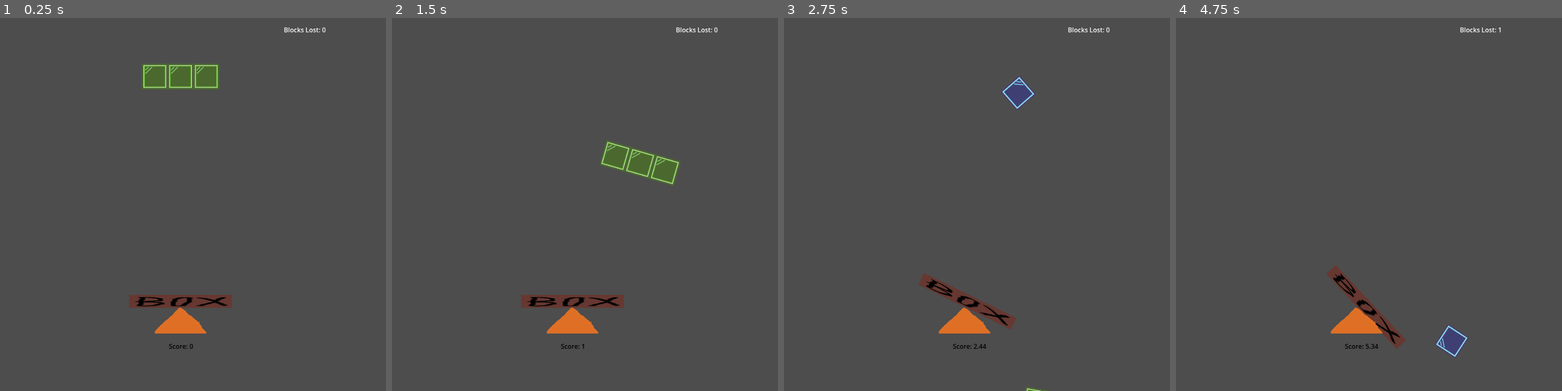
Above: before the commit, frames 1-4 (left to right).
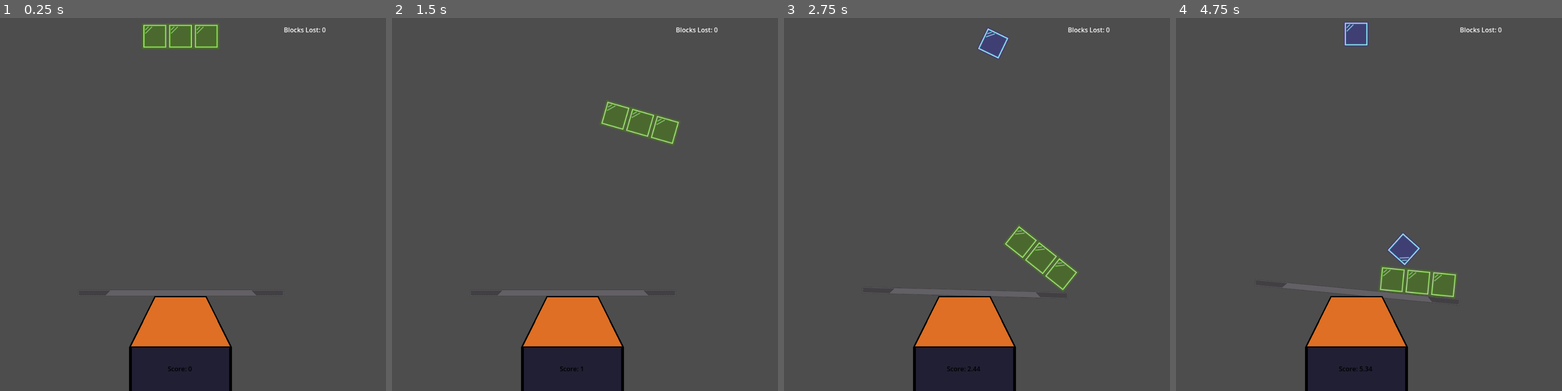
Above: after the commit, the same moments.

Repository: Simon-Melcher/TetriScales
Game: Godot game, scene res://Scenes/Main-Game.tscn
The game is run twice, just before and just after one commit, with the same random seed, the same clock (stepped at 60 frames per second) and the same inputs. The engine's default icon, where the game draws it, is replaced by a stand-in: a white triangle on a blue panel in a dark square.
Inputs:
- Up to frame 1 (0.25 s): no input
- Up to frame 2 (1.5 s): hold Right (move_right) 0.53-1.28 s; hold Up (rotate_block) 0.53-1.28 s; hold Down (move_down) from 1.28 s (still down); tap Up (rotate_block) at 1.35 s
- Up to frame 3 (2.75 s): release Down (move_down) at 2.03 s; hold Right (move_right) from 2.03 s (still down); hold Up (rotate_block) from 2.03 s (still down)
- Up to frame 4 (4.75 s): release Up (rotate_block) at 2.78 s; tap Up (rotate_block) at 2.85, 4.35 s; release Right (move_right) at 3.53 s; hold Up (rotate_block) 3.53-4.28 s; hold Left (move_left) from 3.53 s (still down)

The runs differ from the first frame. In frame 1, 8.6% of the frame differs, in the area x 20-74%, y 1-100%; in frame 2, 8.6%, in the area x 20-75%, y 22-100%; in frame 3, 8.1%; in frame 4, 8.3%.

Commit message:
Added Baseplate.png

Diff:
--- a/Ressources/base_plate.tscn
+++ b/Ressources/base_plate.tscn
@@ -1,6 +1,6 @@
 [gd_scene load_steps=3 format=3 uid="uid://kwsbpinh6omt"]
 
-[ext_resource type="Texture2D" uid="uid://hyed7eb0akgl" path="res://Textures/BoxV1.png" id="1_nvwlp"]
+[ext_resource type="Texture2D" uid="uid://b16h4hd378k1o" path="res://Ressources/Baseplate.png" id="1_12tqg"]
 
 [sub_resource type="RectangleShape2D" id="RectangleShape2D_metym"]
 size = Vector2(64, 64)
@@ -11,9 +11,8 @@
 continuous_cd = 1
 
 [node name="Sprite2D" type="Sprite2D" parent="."]
-scale = Vector2(4, 0.5)
-texture = ExtResource("1_nvwlp")
+texture = ExtResource("1_12tqg")
 
 [node name="CollisionShape2D" type="CollisionShape2D" parent="."]
-scale = Vector2(4, 0.5)
+scale = Vector2(8, 0.25)
 shape = SubResource("RectangleShape2D_metym")
--- /dev/null
+++ b/Ressources/scale_base.tscn
@@ -0,0 +1,11 @@
+[gd_scene load_steps=2 format=3 uid="uid://b4leo8yxmxvy7"]
+
+[ext_resource type="Texture2D" uid="uid://dakd7maboiv4j" path="res://Textures/Trapez.png" id="1_4maqt"]
+
+[node name="Node2D" type="StaticBody2D"]
+
+[node name="Trapez" type="Sprite2D" parent="."]
+texture = ExtResource("1_4maqt")
+
+[node name="CollisionPolygon2D" type="CollisionPolygon2D" parent="."]
+polygon = PackedVector2Array(128, 0, 128, 128, -128, 128, -128, 0, -16, -128, 16, -128)
--- a/Scenes/Main-Game.tscn
+++ b/Scenes/Main-Game.tscn
@@ -4,8 +4,8 @@
 [ext_resource type="Script" uid="uid://djepc3g7bcvfo" path="res://Scripts/box_script.gd" id="2_mjuhr"]
 [ext_resource type="PackedScene" uid="uid://kwsbpinh6omt" path="res://Ressources/base_plate.tscn" id="3_mjuhr"]
 [ext_resource type="Texture2D" uid="uid://hyed7eb0akgl" path="res://Textures/BoxV1.png" id="3_ntdyd"]
-[ext_resource type="PackedScene" uid="uid://b2ty4vnhgxyer" path="res://Ressources/cone.tscn" id="4_ntdyd"]
 [ext_resource type="PackedScene" uid="uid://m1n40kyskpax" path="res://Ressources/kill_zone.tscn" id="5_li234"]
+[ext_resource type="PackedScene" uid="uid://b4leo8yxmxvy7" path="res://Ressources/scale_base.tscn" id="7_0go7v"]
 [ext_resource type="Texture2D" uid="uid://bdwe06rxq1ic" path="res://icon.svg" id="8_0go7v"]
 [ext_resource type="Script" uid="uid://bitv8h2q18r7f" path="res://Scripts/lost_blocks.gd" id="8_ntdyd"]
 
@@ -37,23 +37,23 @@
 [node name="Objects" type="Node" parent="."]
 
 [node name="Base_Plate" parent="Objects" instance=ExtResource("3_mjuhr")]
-position = Vector2(0, 365)
+position = Vector2(1, 343)
 mass = 10.0
 
-[node name="Cone" parent="Objects" instance=ExtResource("4_ntdyd")]
-position = Vector2(0, 413)
-
 [node name="kill_zone_below" parent="Objects" node_paths=PackedStringArray("lost_block_counter") instance=ExtResource("5_li234")]
-position = Vector2(-433, 676)
+position = Vector2(-427, 776)
 lost_block_counter = NodePath("../../User Interface/Lost Blocks")
 
 [node name="kill_zone_right" parent="Objects" instance=ExtResource("5_li234")]
-position = Vector2(722, -456)
+position = Vector2(738, -359)
 rotation = 1.5708
 
 [node name="kill_zone_left" parent="Objects" instance=ExtResource("5_li234")]
-position = Vector2(-620, -457)
+position = Vector2(-620, -360)
 rotation = 1.5708
+
+[node name="Node2D" parent="Objects" instance=ExtResource("7_0go7v")]
+position = Vector2(0, 480)
 
 [node name="Main_Camera" type="Camera2D" parent="."]
 position = Vector2(31, 108)
@@ -67,12 +67,14 @@
 [node name="Score" type="Label" parent="User Interface"]
 z_index = 10
 layout_mode = 0
-offset_left = -29.0
-offset_top = 465.0
-offset_right = 32.0
-offset_bottom = 488.0
+offset_left = -128.0
+offset_top = 478.0
+offset_right = 125.0
+offset_bottom = 588.0
 theme_override_colors/font_color = Color(0, 0, 0, 1)
 text = "Score: 0"
+horizontal_alignment = 1
+vertical_alignment = 1
 script = SubResource("GDScript_li234")
 
 [node name="Lost Blocks" type="Label" parent="User Interface"]
--- a/Scripts/main_game.gd
+++ b/Scripts/main_game.gd
@@ -13,11 +13,6 @@
 
 var selected_block = null
 var next_block = null
-
-var base_plate_position
-
-var base_plate_collider
-var base_plate_collision_position
 
 func _ready() -> void:
 	GlobalSignals.spawn_newblock.connect(spawn_new_block)
@@ -36,13 +31,8 @@
 
 func spawn_new_block():
 	print("Spawning new Block")
-	#var b = simple_block.instantiate()
 	var b = next_block
-	#b.position = event.position
-	#b.position = Vector2(randf_range(0, screen_size.x), 0)
-	#b.linear_velocity = Vector2.DOWN * 50
-	#add_child(b)
-	b.position = Vector2(0,-200)
+	b.position = Vector2(0,-300)
 	selected_block = b
 	add_child(b)
 	next_block = instantiate_random_block()
Binary file added: Ressources/Baseplate.png
Not shown, added: Ressources/Baseplate.png.import
Binary file added: Textures/Trapez.png
Not shown, added: Textures/Trapez.png.import
